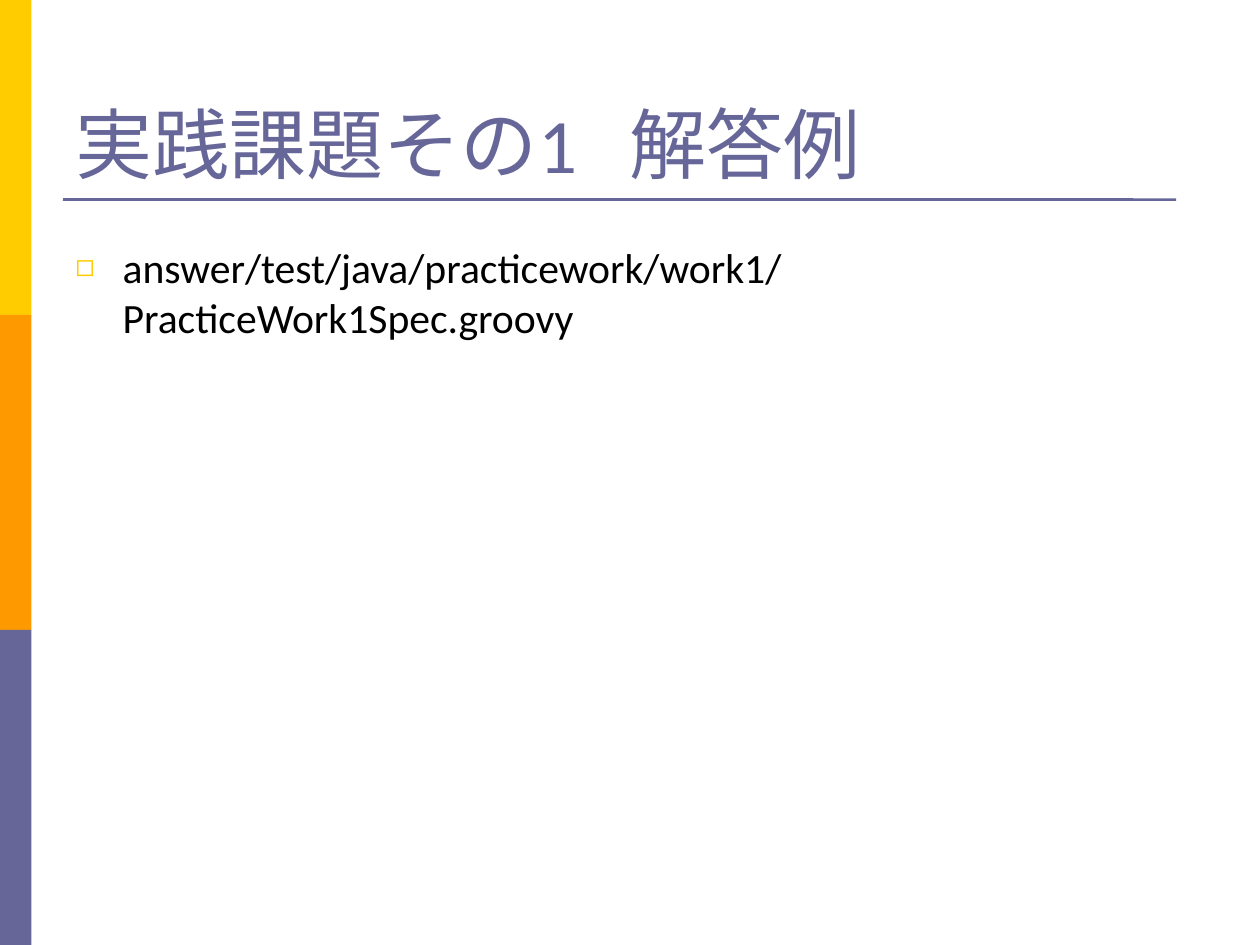
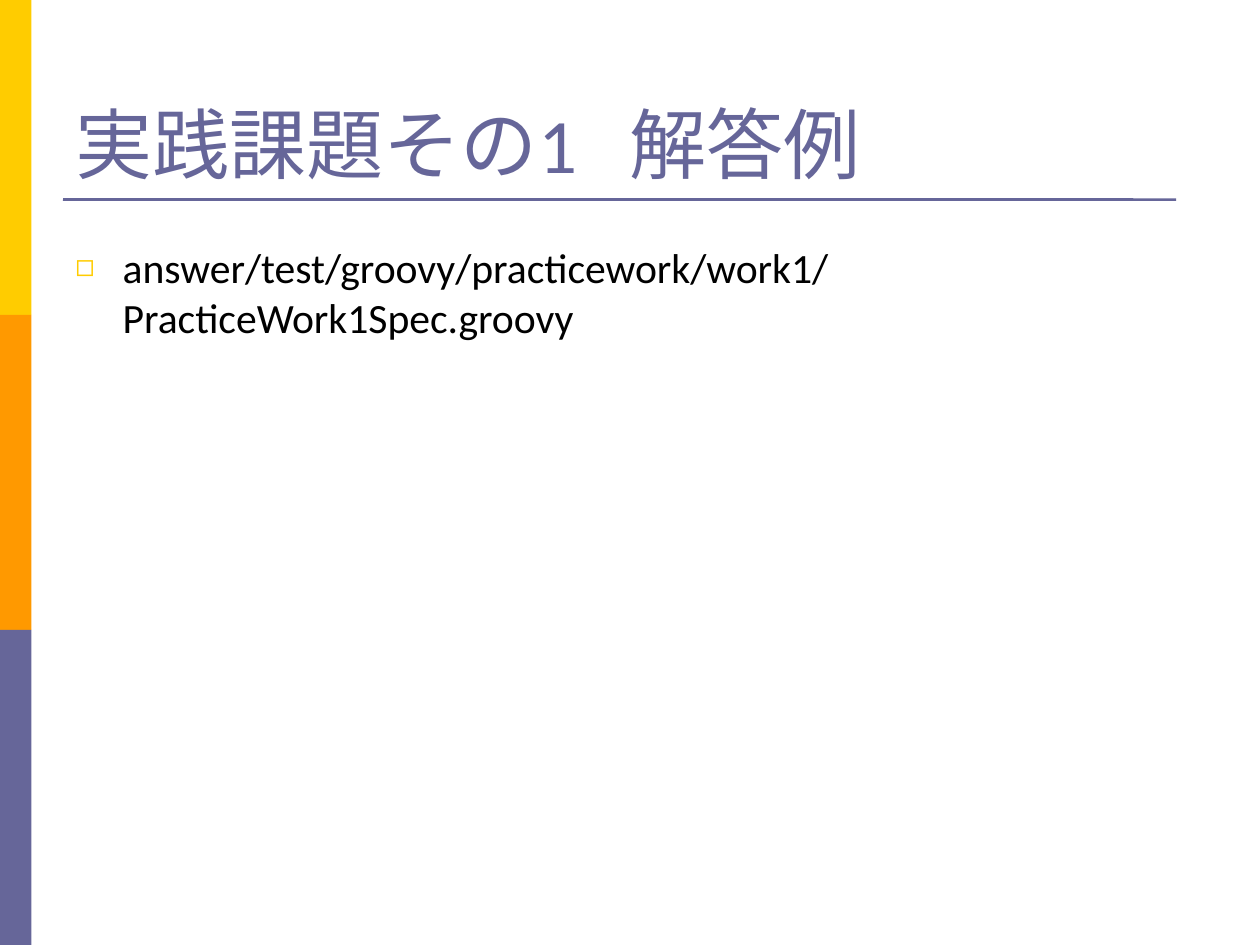
Before and after one commit to takuY-U2/STARHotel, a slide deck: slide 32 of docs/SlideGeb.ppt. Drawn at 1260x945 pixels with LibreOffice and Linux fonts; fonts in the diff are those of the drawing. Boxes give left, top, right and bottom in pixels: in the first picture for what was removed or moved away, otherwise in the second. Text is boxed around its words. In the diff, an @@ line names an element or a change of style, - is before the commit and + after.

```diff
--- a/docs/SlideGeb.ppt
+++ b/docs/SlideGeb.ppt
@@ text at bbox=[123, 254, 829, 340]: text changed @@
-◻ answer/test/java/practicework/work1/PracticeWork1Spec.groovy
+◻ answer/test/groovy/practicework/work1/PracticeWork1Spec.groovy
```
Also in this commit, not shown: 22 other slides changed, 4 slides removed, 3 other files.
